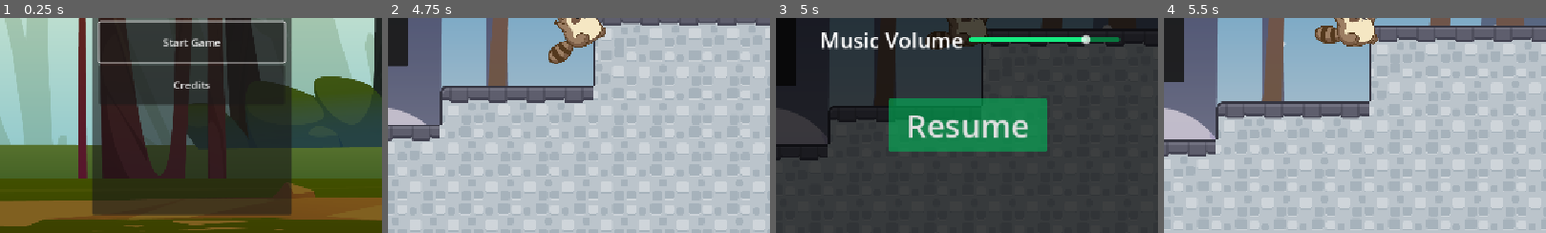
Above: before the commit, frames 1-4 (left to right).
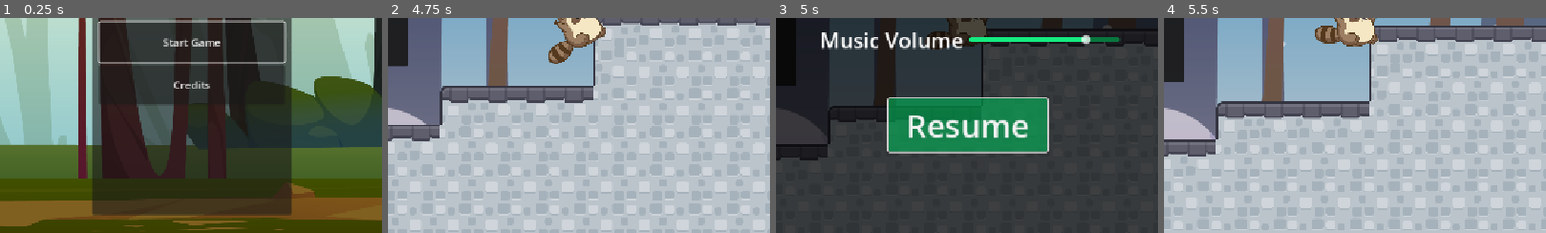
Above: after the commit, the same moments.

Repository: popcar2/WildJam88
Game: Godot game, scene res://Scenes/MainMenu/main_menu.tscn
The game is run twice, just before and just after one commit, with the same random seed, the same clock (stepped at 60 frames per second) and the same inputs.
Inputs:
- Up to frame 1 (0.25 s): no input
- Up to frame 2 (4.75 s): click "Start Game" at 0.5 s; hold Right (move_right) 1.28-2.78 s; tap X (dash) every 0.75 s from 1.35 to 4.35 s; tap Space (jump) at 1.52, 2.27, 3.77, 4.52 s; hold Left (move_left) 2.78-3.53 s; hold Right (move_right) from 3.53 s (still down)
- Up to frame 3 (5 s): keep holding Right (move_right); tap Escape (pause) at 4.9 s
- Up to frame 4 (5.5 s): release Right (move_right) at 5 s; click "Resume" at 5 s
The pictures show only the part of the screen within x 25-75%, y 49-99%; the shares and areas given below are measured in that part.

Frames 1-2 are identical in both runs. In frame 3, 1.0% of the frame differs, in the area x 29-72%, y 36-64%; in frame 4, nothing differs.

Commit message:
Fix mouse

Diff:
--- a/Scenes/Enemies/Mouse/mouse_enemy.tscn
+++ b/Scenes/Enemies/Mouse/mouse_enemy.tscn
@@ -39,7 +39,7 @@
 debug_color = Color(1, 0, 0, 0.41960785)
 
 [node name="WallCheckArea" type="Area2D" parent="."]
-position = Vector2(41, -34)
+position = Vector2(41, -24)
 
 [node name="CollisionShape2D" type="CollisionShape2D" parent="WallCheckArea"]
 position = Vector2(5, 0)
--- a/Scenes/Singletons/PauseMenu/pause_menu.gd
+++ b/Scenes/Singletons/PauseMenu/pause_menu.gd
@@ -14,6 +14,8 @@
 		get_tree().paused = true
 
 	visible = not visible
+	if visible:
+		%ResumeButton.grab_focus()
 
 
 func _on_sfx_slider_value_changed(value: float) -> void:
--- a/Scenes/Singletons/PauseMenu/pause_menu.tscn
+++ b/Scenes/Singletons/PauseMenu/pause_menu.tscn
@@ -105,6 +105,7 @@
 vertical_alignment = 1
 
 [node name="ResumeButton" type="Button" parent="Control/TextureRect"]
+unique_name_in_owner = true
 layout_mode = 1
 anchors_preset = 8
 anchor_left = 0.5
